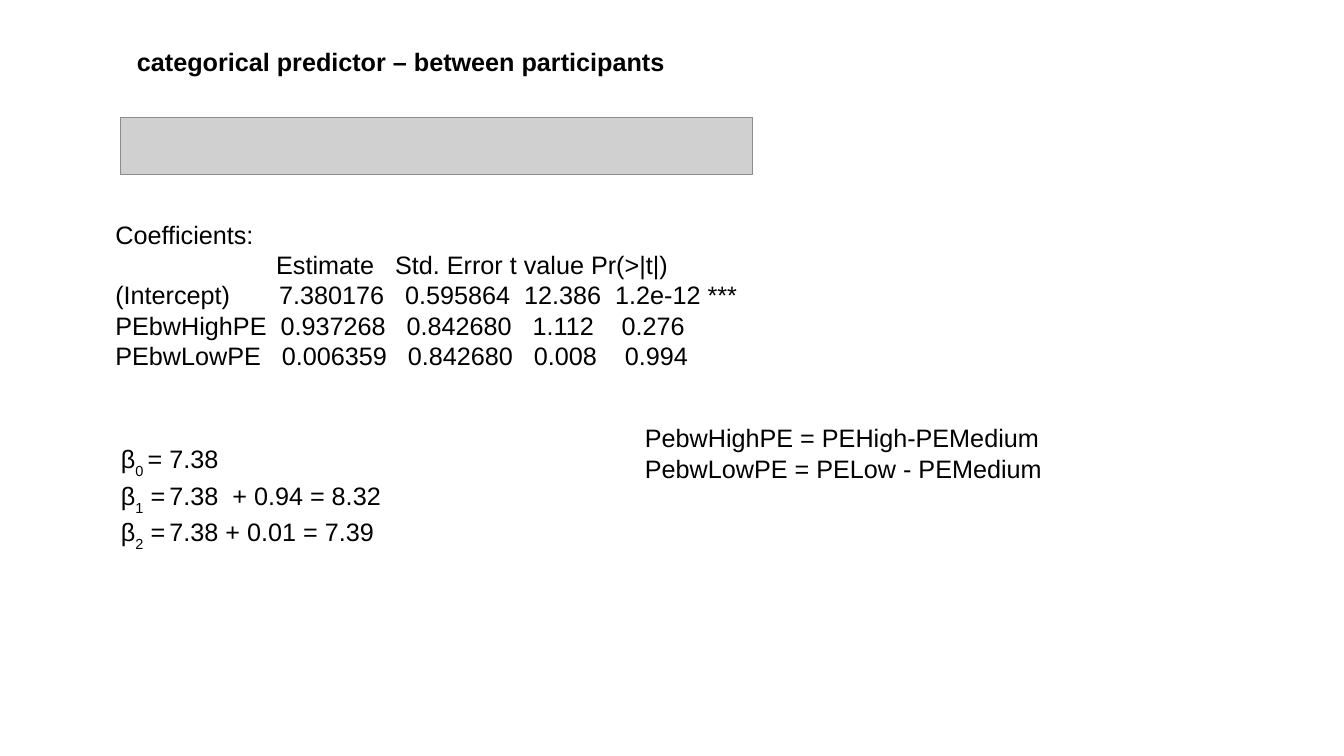
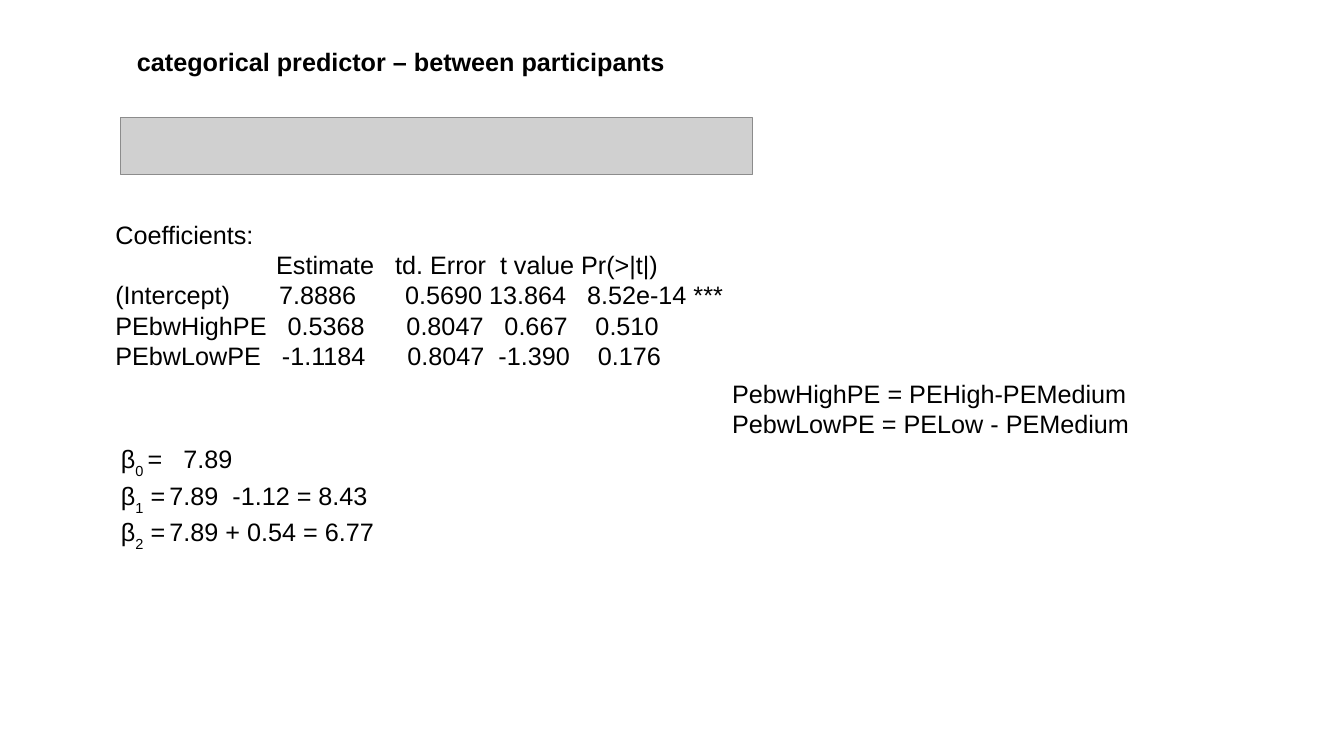
Before and after one commit to FPupillo/LMM_workshop, a slide deck: slide 64 of PPT_LMM.odp. Drawn at 1344x756 pixels with LibreOffice and Linux fonts; fonts in the diff are those of the drawing; grey boxes stand for pictures. Boxes give left, top, right and bottom in pixels: in the first picture for what was removed or moved away, otherwise in the second. Text is boxed around its words. In the diff, an @@ line names an element or a change of style, - is before the commit and + after.

```diff
--- a/PPT_LMM.odp
+++ b/PPT_LMM.odp
@@ text at (115, 255, 686, 366): text changed @@
-Estimate Std. Error t value Pr(>|t|)
-(Intercept) 7.380176 0.595864 12.386 1.2e-12 ***
-PEbwHighPE 0.937268 0.842680 1.112 0.276
-PEbwLowPE 0.006359 0.842680 0.008 0.994
+Estimate td. Error t value Pr(>|t|)
+(Intercept) 7.8886 0.5690 13.864 8.52e-14 ***
+PEbwHighPE 0.5368 0.8047 0.667 0.510
+PEbwLowPE -1.1184 0.8047 -1.390 0.176
@@ text "PebwHighPE = PEHigh-PEMedium": place and size @@
-text "PebwHighPE = PEHigh-PEMedium" at (645, 428, 1041, 479)
+text "PebwHighPE = PEHigh-PEMedium" at (732, 384, 1129, 434)
@@ text at (169, 450, 374, 542): text changed @@
-β0 = 7.38
-β1 = 7.38 + 0.94 = 8.32
-β2 = 7.38 + 0.01 = 7.39
+β0 = 7.89
+β1 = 7.89 -1.12 = 8.43
+β2 = 7.89 + 0.54 = 6.77
```
Also in this commit, not shown: 8 other slides changed, 13 slides added, 1 slide removed, 17 other files.
